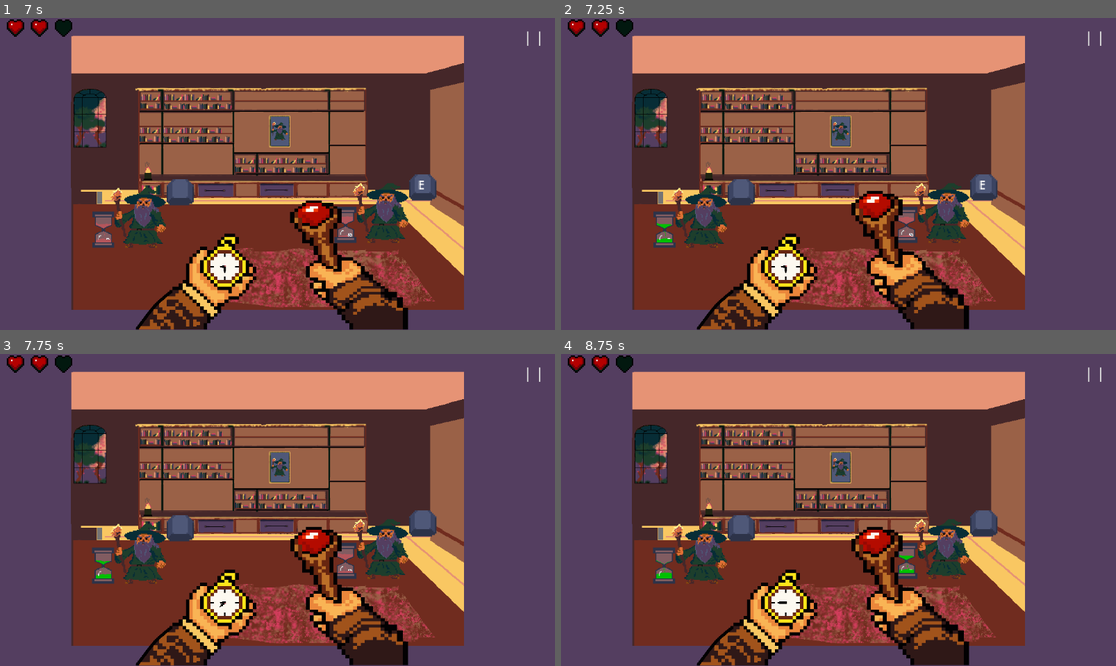
Above: before the commit, frames 1-4 (two rows, left to right).
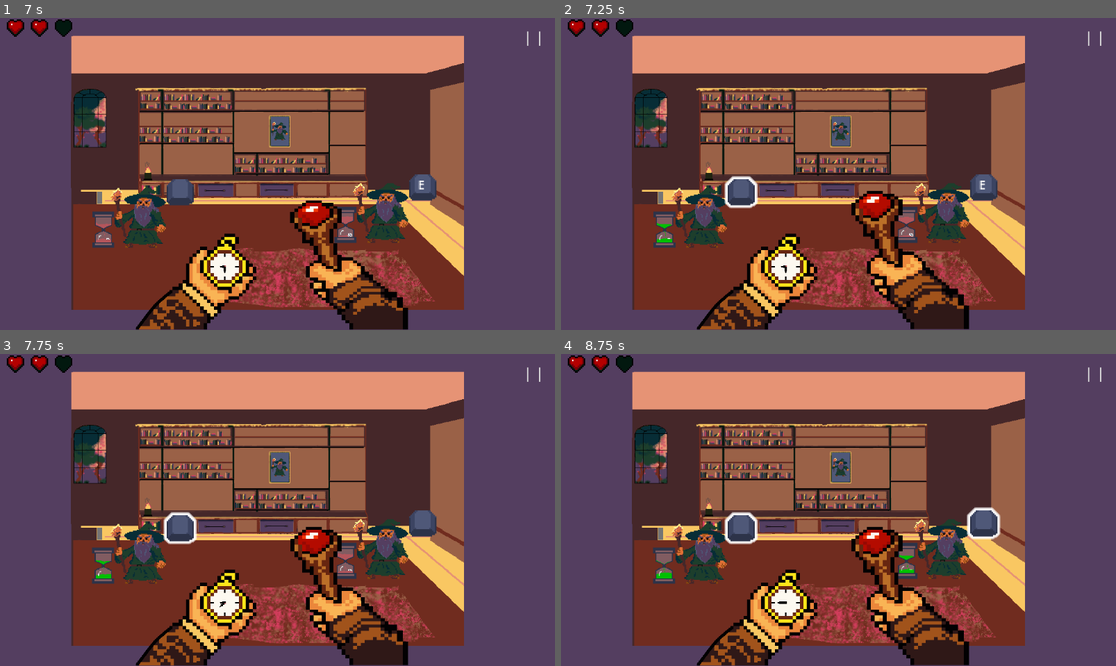
Above: after the commit, the same moments.

Repository: Tissmax/GMTK2026
Game: Godot game, scene res://scenes/game_controller.tscn
Same seed, same stepped clock (60 frames per second), same inputs: the game is played once before the commit and once after it.
Inputs:
- Up to frame 1 (7 s): click "Play" at 0.5 s; click "| |" at 1.25 s; click "Resume" at 2 s; click "| |" at 2.75 s; click "Resume" at 3.5 s; click "| |" at 4.25 s; click "Resume" at 5 s; tap Enter at 5.75 s
- Up to frame 2 (7.25 s): no input
- Up to frame 3 (7.75 s): no input
- Up to frame 4 (8.75 s): no input

Frame 1 is identical in both runs. In frame 2, 0.2% of the frame differs, in the area x 29-36%, y 50-62%; in frame 3, 0.2%; in frame 4, 0.4%, in the area x 29-80%, y 48-62%.

Commit message:
Ajout des outlibe sur les boutons

Diff:
--- a/gmtk-2026/entities/ennemy.gd
+++ b/gmtk-2026/entities/ennemy.gd
@@ -10,7 +10,6 @@
 @onready var spawn: AudioStreamPlayer = $Sounds/Spawn
 
 var in_killzone: bool = false
-
 var letters: Array
 
 #variable de kill
@@ -33,14 +32,14 @@
 
 
 func kill_ennemy():
-	letter_btn.hit()
-
 	if not in_killzone:
+		letter_btn.hit()
 		EnnemyManager.failed_to_kill.emit()
 		animation_player.play("flop")
 		flop.play()
 		EnnemyManager.player_anim_flop.emit(true)
 	elif killed_by_player:
+		letter_btn.hit()
 		animation_player.play("death")
 		EnnemyManager.player_anim_hit.emit(false)
 	else:
@@ -66,6 +65,7 @@
 
 
 func _on_ennemy_timer_is_in_killzone() -> void:
+	letter_btn.set_shader()
 	in_killzone = true
 
 func _init_shader():
--- a/gmtk-2026/entities/letter_btn/letter_btn.gd
+++ b/gmtk-2026/entities/letter_btn/letter_btn.gd
@@ -3,6 +3,7 @@
 
 @onready var animation_player: AnimationPlayer = $AnimationPlayer
 @onready var label: Label = $Label
+@onready var sprite: Sprite2D = $Sprite
 
 func add_letter(letter: String):
 	label.text = letter
@@ -13,3 +14,7 @@
 
 func _on_letter_timer_timeout() -> void:
 	label.queue_free()
+
+func set_shader():
+	var mat: ShaderMaterial  = sprite.material
+	mat.set_shader_parameter("active", true)
--- /dev/null
+++ b/gmtk-2026/entities/letter_btn/letter_btn.gdshader
@@ -0,0 +1,75 @@
+shader_type canvas_item;
+
+uniform vec4 line_colour : source_color = vec4(1.0); // default = white
+uniform float line_thickness : hint_range(0, 0.1) = 0.04; // the max distance from a transparent fragment to search for an opaque pixel - effectively the line width as named
+uniform float border_visibility : hint_range(0, 1) = 1.0; // control to fade border in and out
+uniform float gradient_intensity : hint_range(0, 5) = 3; // controls how quickly the gradient falls off
+uniform float gradient_steps : hint_range(1, 20) = 10; // controls the 'fineness' of the gradient
+uniform bool active;
+
+// the directions to search for an opaque pixel - each a point on the unit circle (full distance multiplies this by line_thickness)
+// more directions = more accurate detection = better results around curved edges or corners
+const vec2 OFFSETS[16] = vec2[16](
+    vec2(-1.000,  0.000),   // 0° (Left) - Actually 180°, but starting here for comparison
+    vec2(-0.924, -0.383),   // 22.5°
+    vec2(-0.707, -0.707),   // 45° (Down-Left)
+    vec2(-0.383, -0.924),   // 67.5°
+    vec2( 0.000, -1.000),   // 90° (Down)
+    vec2( 0.383, -0.924),   // 112.5°
+    vec2( 0.707, -0.707),   // 135° (Down-Right)
+    vec2( 0.924, -0.383),   // 157.5°
+    vec2( 1.000,  0.000),   // 180° (Right) - Actually 0°
+    vec2( 0.924,  0.383),   // 202.5°
+    vec2( 0.707,  0.707),   // 225° (Up-Right)
+    vec2( 0.383,  0.924),   // 247.5°
+    vec2( 0.000,  1.000),   // 270° (Up)
+    vec2(-0.383,  0.924),   // 292.5°
+    vec2(-0.707,  0.707),   // 315° (Up-Left)
+    vec2(-0.924,  0.383)    // 337.5°
+);
+
+void fragment() {
+	if (active) {
+		vec4 colour = texture(TEXTURE, UV);
+	    if(colour.a > 0.9 || border_visibility < 0.001)
+	    {
+	        COLOR = colour; // skip calculation for near fully opaque pixels or when fully faded
+	    }
+	    else
+	    {
+	        vec2 aspect_corrected_thickness = vec2(line_thickness, line_thickness / (TEXTURE_PIXEL_SIZE.x / TEXTURE_PIXEL_SIZE.y));
+
+	        // test each direction, finding any opaque pixels in range. note this isn't adjacent pixels,
+	        // but 'up to line length' away in each of the offsets. this results in the thick border effect,
+	        // as the edge of the border still finds the edge of the opaque region in that direction
+	        float min_distance = 1.0;
+	        for (int i = 0; i < OFFSETS.length(); i++) {
+	            vec2 sample_uv = UV + OFFSETS[i] * aspect_corrected_thickness;
+
+	            // sample multiple points along the direction to get a distance estimate
+	            // more sample positions mean smoother gradient
+	            for (float t = 0.0; t <= 1.0; t += 1.0/gradient_steps) {
+	                vec4 sample_colour = texture(TEXTURE, mix(UV, sample_uv, t));
+	                if (sample_colour.a > 0.5) { // mostly opaque
+	                    min_distance = min(min_distance, t);
+	                    break;
+	                }
+	            }
+	        }
+
+	        // no opaque pixels found likely means we are > line_length away from the edge of the sprite
+	        if (min_distance >= 1.0) {
+	            discard;
+	        }
+
+	        float gradient = 1.0 - pow(min_distance, gradient_intensity);
+	        gradient *= border_visibility;
+
+	        vec4 outline_colour = line_colour;
+	        outline_colour.a *= gradient;
+
+	        COLOR = outline_colour;
+    	}
+	}
+
+}
--- a/gmtk-2026/entities/letter_btn/letter_btn.tscn
+++ b/gmtk-2026/entities/letter_btn/letter_btn.tscn
@@ -2,6 +2,17 @@
 
 [ext_resource type="Texture2D" uid="uid://ck4nawlveginn" path="res://assets/ennemies/mob_key.png" id="1_1u6af"]
 [ext_resource type="Script" uid="uid://nv61bq74pxbl" path="res://entities/letter_btn/letter_btn.gd" id="1_23hcc"]
+[ext_resource type="Shader" uid="uid://bomvtpuh5tbdh" path="res://entities/letter_btn/letter_btn.gdshader" id="2_dumwb"]
+
+[sub_resource type="ShaderMaterial" id="ShaderMaterial_82xam"]
+resource_local_to_scene = true
+shader = ExtResource("2_dumwb")
+shader_parameter/line_colour = Color(1, 1, 1, 1)
+shader_parameter/line_thickness = 0.02000000095
+shader_parameter/border_visibility = 1.0
+shader_parameter/gradient_intensity = 3.0
+shader_parameter/gradient_steps = 10.0
+shader_parameter/active = false
 
 [sub_resource type="Animation" id="Animation_23hcc"]
 length = 0.001
@@ -61,6 +72,7 @@
 script = ExtResource("1_23hcc")
 
 [node name="Sprite" type="Sprite2D" parent="." unique_id=1642956611]
+material = SubResource("ShaderMaterial_82xam")
 texture = ExtResource("1_1u6af")
 hframes = 5
 vframes = 2
Not shown, added: gmtk-2026/entities/letter_btn/letter_btn.gdshader.uid
